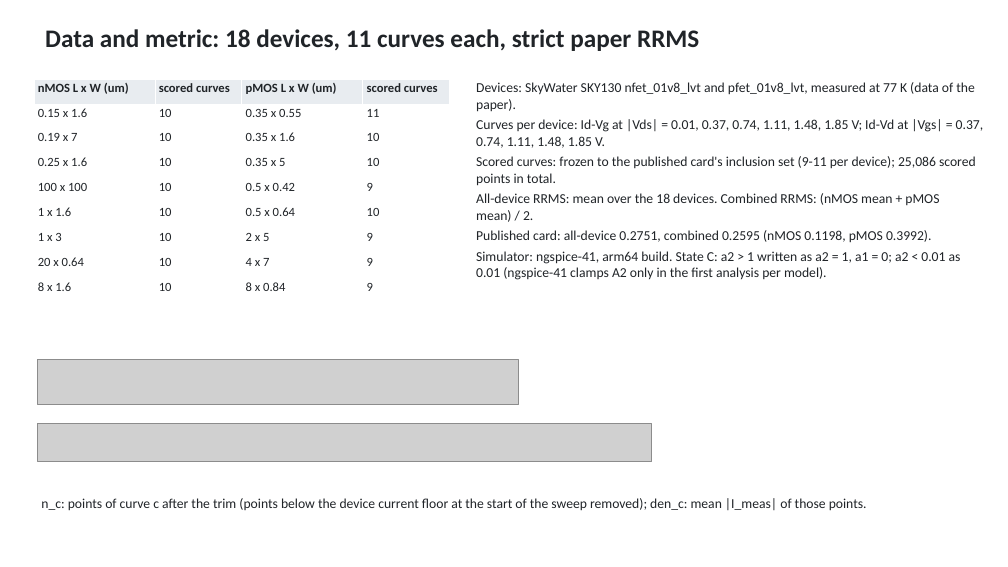
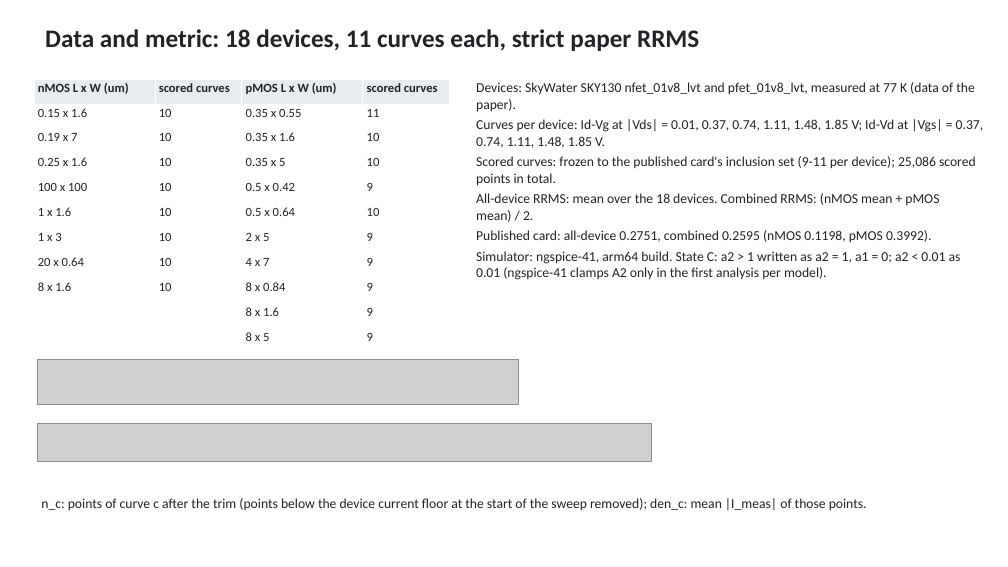
Before and after one commit to aaronw5/Cryo-Transistor-ML, a slide deck: slide 2 of slides/cryo_ml_best_vs_paper.pptx. Drawn at 1008x567 pixels with LibreOffice and Linux fonts; fonts in the diff are those of the drawing; grey boxes stand for pictures. Boxes give left, top, right and bottom in pixels: in the first picture for what was removed or moved away, otherwise in the second. Text is boxed around its words. In the diff, an @@ line names an element or a change of style, - is before the commit and + after.

```diff
--- a/slides/cryo_ml_best_vs_paper.pptx
+++ b/slides/cryo_ml_best_vs_paper.pptx
@@ table at <box>34,79,450,354</box> @@
+row 10:  |  | 8 x 1.6 | 9
+row 11:  |  | 8 x 5 | 9
```
Also in this commit, not shown: 2 other slides changed, 1 other file.
